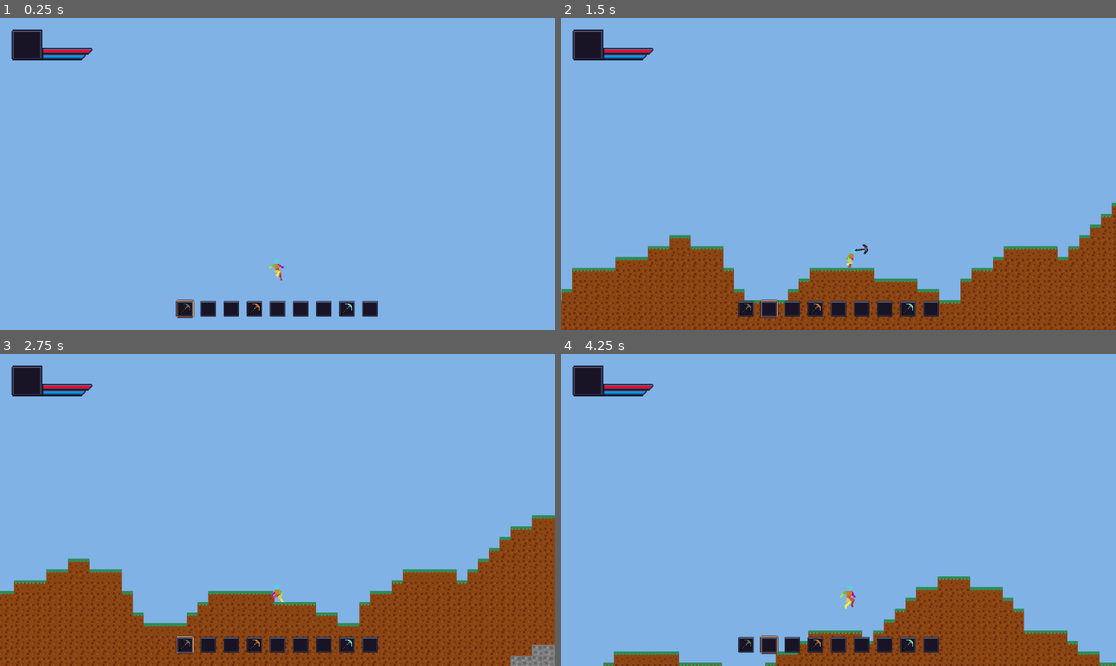
Above: before the commit, frames 1-4 (two rows, left to right).
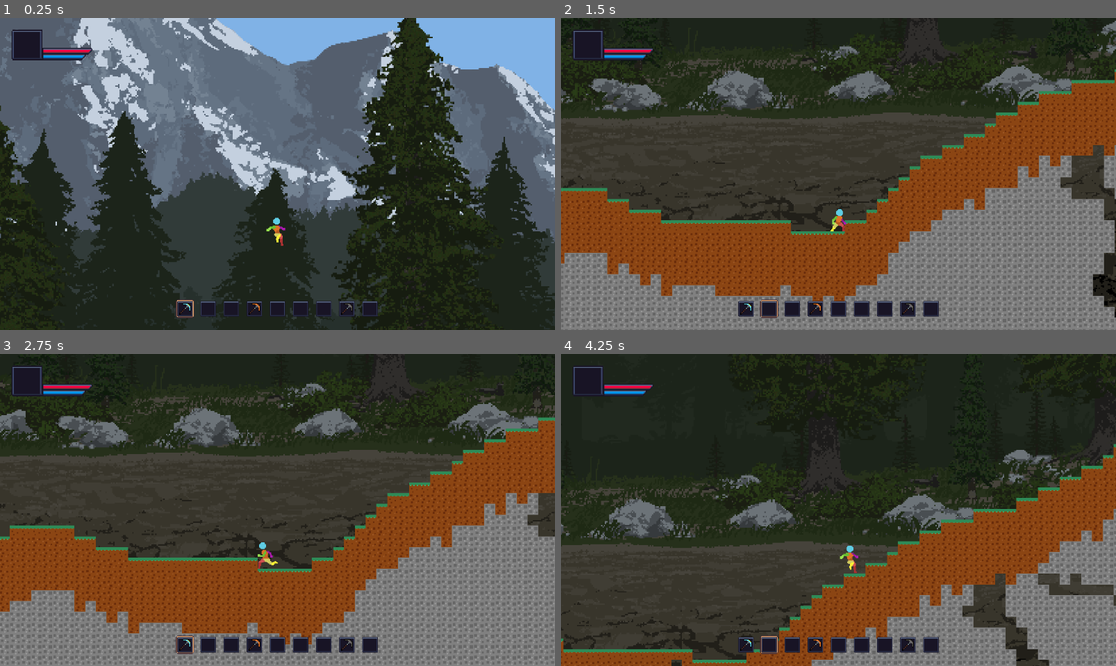
Above: after the commit, the same moments.

Repository: AndresLong01/survival-rpg
Game: Godot game, scene res://Scenes/Levels/Main.tscn
Same seed, same stepped clock (60 frames per second), same inputs: the game is played once before the commit and once after it. The project has no main scene, so this scene is started directly.
Inputs (mouse positions are in pixels of both pictures, inside the frame that each line leads up to):
- Up to frame 1 (0.25 s): no input
- Up to frame 2 (1.5 s): tap Enter at 0.5 s; move the mouse to (960, 158) at 0.52 s; hold D (Right) from 0.53 s (still down); click (960, 158) at 0.6 s; tap Space (Jump) at 0.77 s; move the mouse to (727, 189) at 1.27 s; tap Mouse wheel down (ScrollDown) at 1.35 s
- Up to frame 3 (2.75 s): tap Space (Jump) at 1.52 s; move the mouse to (333, 441) at 2.02 s; release D (Right) at 2.03 s; hold A (Left) from 2.03 s (still down); tap Mouse wheel up (ScrollUp) at 2.1 s
- Up to frame 4 (4.25 s): move the mouse to (810, 572) at 2.77 s; release A (Left) at 2.78 s; hold D (Right) from 2.78 s (still down); click (810, 572) at 2.85 s; tap Space (Jump) at 3.02, 3.77 s; move the mouse to (1005, 556) at 3.52 s; tap Mouse wheel down (ScrollDown) at 3.6 s

The runs differ from the first frame. In frame 1, 91% of the frame differs, in the area x 0-100%, y 0-100%; in frame 2, 95%; in frame 3, 94%; in frame 4, 97%.

Commit message:
SURV-003 Changes to Terrain Generation, Parallax Scroll Map, Added Hotbar and hotbar controls, changed jump to infinite jump

Diff:
--- a/Scenes/Characters/Player/Player.tscn
+++ b/Scenes/Characters/Player/Player.tscn
@@ -25,11 +25,12 @@
 stat_type = 1
 stat_value = 5.0
 
-[sub_resource type="CapsuleShape2D" id="CapsuleShape2D_14hwm"]
-radius = 6.0
+[sub_resource type="RectangleShape2D" id="RectangleShape2D_wtpoj"]
+size = Vector2(18, 36)
 
 [sub_resource type="CapsuleShape2D" id="CapsuleShape2D_dn6sb"]
-radius = 6.0
+radius = 9.0
+height = 36.0
 
 [sub_resource type="Animation" id="Animation_4s2eq"]
 resource_name = "Attack"
@@ -426,19 +427,20 @@
 player = NodePath("../..")
 
 [node name="Sprite2D" type="Sprite2D" parent="."]
+scale = Vector2(1.25, 1.25)
 texture = ExtResource("1_sa7ji")
 hframes = 10
 
 [node name="CollisionShape2D" type="CollisionShape2D" parent="."]
-position = Vector2(0, 1)
-shape = SubResource("CapsuleShape2D_14hwm")
+position = Vector2(0, 2)
+shape = SubResource("RectangleShape2D_wtpoj")
 
 [node name="Hurtbox" type="Area2D" parent="."]
 collision_layer = 0
 collision_mask = 4
 
 [node name="CollisionShape2D" type="CollisionShape2D" parent="Hurtbox"]
-position = Vector2(0, 1)
+position = Vector2(0, 2)
 shape = SubResource("CapsuleShape2D_dn6sb")
 
 [node name="AnimationPlayer" type="AnimationPlayer" parent="."]
--- a/Scenes/Characters/Player/PlayerCamera/PlayerCamera.gd
+++ b/Scenes/Characters/Player/PlayerCamera/PlayerCamera.gd
@@ -8,7 +8,7 @@
 
 func _ready() -> void:
 	make_current()
-	offset.y = -120.0
+	offset.y = -64.0
 	zoom = Vector2(MIN_ZOOM, MIN_ZOOM)
 
 func _physics_process(delta: float) -> void:
--- a/Scenes/Characters/Player/States/Fall.gd
+++ b/Scenes/Characters/Player/States/Fall.gd
@@ -12,6 +12,7 @@
 
 func update(_delta: float) -> void:
 	check_for_primary_action_input()
+	check_for_jump_input()
 	#check_for_dash_input()
 
 func physics_update(delta: float) -> void:
--- a/Scenes/Characters/Player/States/Jump.gd
+++ b/Scenes/Characters/Player/States/Jump.gd
@@ -7,6 +7,7 @@
 
 func update(_delta: float) -> void:
 	check_for_primary_action_input()
+	check_for_jump_input()
 	#check_for_dash_input()
 
 func physics_update(delta: float) -> void:
--- /dev/null
+++ b/Scenes/Environment/Terrains/BaseTerrainParallax.tscn
@@ -0,0 +1,58 @@
+[gd_scene load_steps=7 format=3 uid="uid://cywkcvsjxyc1d"]
+
+[ext_resource type="Texture2D" uid="uid://sesas8xxwrra" path="res://Assets/Environment/Backgrounds/BaseTerrain/bg_TF1.png" id="1_klm1s"]
+[ext_resource type="Texture2D" uid="uid://b4bv4osqcp5um" path="res://Assets/Environment/Backgrounds/BaseTerrain/bg_TF2.png" id="2_7pbwn"]
+[ext_resource type="Texture2D" uid="uid://daoyf4jdvlyip" path="res://Assets/Environment/Backgrounds/BaseTerrain/bg_TF3.png" id="3_wtdj1"]
+[ext_resource type="Texture2D" uid="uid://dkm1wwgwoj5rs" path="res://Assets/Environment/Backgrounds/BaseTerrain/bg_TF4.png" id="4_1i1mq"]
+[ext_resource type="Texture2D" uid="uid://dwg2ikc6q53q5" path="res://Assets/Environment/Backgrounds/BaseTerrain/bg_TF5.png" id="5_kaanj"]
+[ext_resource type="Texture2D" uid="uid://bvckr1aiajqj" path="res://Assets/Environment/Backgrounds/BaseTerrain/bg_TF6.png" id="6_rrjp3"]
+
+[node name="BaseTerrainParallax" type="Node2D"]
+position = Vector2(960, 0)
+
+[node name="Mountains" type="Parallax2D" parent="."]
+scroll_scale = Vector2(0.1, 1)
+repeat_size = Vector2(1920, 0)
+repeat_times = 2
+
+[node name="Sprite2D" type="Sprite2D" parent="Mountains"]
+texture = ExtResource("1_klm1s")
+
+[node name="DistantHills" type="Parallax2D" parent="."]
+scroll_scale = Vector2(0.25, 1)
+repeat_size = Vector2(1920, 0)
+repeat_times = 2
+
+[node name="Sprite2D" type="Sprite2D" parent="DistantHills"]
+texture = ExtResource("2_7pbwn")
+
+[node name="ForestHills" type="Parallax2D" parent="."]
+scroll_scale = Vector2(0.4, 1)
+repeat_size = Vector2(1920, 0)
+repeat_times = 2
+
+[node name="Sprite2D" type="Sprite2D" parent="ForestHills"]
+texture = ExtResource("3_wtdj1")
+
+[node name="Forest" type="Parallax2D" parent="."]
+scroll_scale = Vector2(0.6, 1)
+repeat_size = Vector2(1920, 0)
+repeat_times = 2
+
+[node name="Sprite2D" type="Sprite2D" parent="Forest"]
+texture = ExtResource("4_1i1mq")
+
+[node name="ForestTreeline" type="Parallax2D" parent="."]
+scroll_scale = Vector2(0.8, 1)
+repeat_size = Vector2(1920, 0)
+repeat_times = 2
+
+[node name="Sprite2D" type="Sprite2D" parent="ForestTreeline"]
+texture = ExtResource("5_kaanj")
+
+[node name="ForestTrees" type="Parallax2D" parent="."]
+repeat_size = Vector2(1920, 0)
+repeat_times = 2
+
+[node name="Sprite2D" type="Sprite2D" parent="ForestTrees"]
+texture = ExtResource("6_rrjp3")
--- a/Scenes/Environment/Terrains/Terrain.gd
+++ b/Scenes/Environment/Terrains/Terrain.gd
@@ -27,5 +27,5 @@
 			destruction_tile_map.set_cell(tile_pos, TileIds.DestructionTiles.LIGHT, Vector2i(0,0))
 		elif percent_damage < 60.0:
 			destruction_tile_map.set_cell(tile_pos, TileIds.DestructionTiles.MEDIUM, Vector2i(0,0))
-		elif percent_damage < 90.0:
+		elif percent_damage < 100.0:
 			destruction_tile_map.set_cell(tile_pos, TileIds.DestructionTiles.HEAVY, Vector2i(0,0))
--- a/Scenes/Levels/Debug/TileDemo.tscn
+++ b/Scenes/Levels/Debug/TileDemo.tscn
@@ -1,58 +1,14 @@
-[gd_scene load_steps=10 format=4 uid="uid://d05df7osq5sil"]
+[gd_scene load_steps=6 format=4 uid="uid://d05df7osq5sil"]
 
-[ext_resource type="Texture2D" uid="uid://d27yywn0i6osb" path="res://Assets/Environment/Backgrounds/BaseTerrain/TF_bg5.png" id="1_1jwep"]
+[ext_resource type="PackedScene" uid="uid://cywkcvsjxyc1d" path="res://Scenes/Environment/Terrains/BaseTerrainParallax.tscn" id="1_07pmd"]
 [ext_resource type="PackedScene" uid="uid://uxcxpxba7kqr" path="res://Scenes/Characters/Player/Player.tscn" id="1_iaweb"]
 [ext_resource type="TileSet" uid="uid://bl7l78yhi0wkq" path="res://Assets/Environment/Tilesets/BaseTerrain.tres" id="1_rt5ps"]
 [ext_resource type="PackedScene" uid="uid://bcm6re1mqssom" path="res://Scenes/Characters/Player/PlayerCamera/PlayerCamera.tscn" id="2_npx6v"]
-[ext_resource type="Texture2D" uid="uid://rfsgduko205q" path="res://Assets/Environment/Backgrounds/BaseTerrain/TF_bg4.png" id="2_o34i3"]
-[ext_resource type="Texture2D" uid="uid://b02kek1kxw8vy" path="res://Assets/Environment/Backgrounds/BaseTerrain/TF_bg3.png" id="3_q0jok"]
-[ext_resource type="Texture2D" uid="uid://sshu6hb5wq8n" path="res://Assets/Environment/Backgrounds/BaseTerrain/TF_bg2.png" id="4_jw7u1"]
 [ext_resource type="PackedScene" uid="uid://dn0ne6vomterl" path="res://Scenes/Environment/DayNightCycle.tscn" id="4_mv001"]
-[ext_resource type="Texture2D" uid="uid://rdn2jx3gkwkg" path="res://Assets/Environment/Backgrounds/BaseTerrain/TF_bg1.png" id="5_6bm1t"]
 
 [node name="TileDemo" type="Node2D"]
 
-[node name="BaseTerrainParallax" type="Node2D" parent="."]
-position = Vector2(960, -360)
-
-[node name="Parallax2D" type="Parallax2D" parent="BaseTerrainParallax"]
-scroll_scale = Vector2(0.2, 1)
-repeat_size = Vector2(1920, 0)
-repeat_times = 2
-
-[node name="Sprite2D" type="Sprite2D" parent="BaseTerrainParallax/Parallax2D"]
-texture = ExtResource("1_1jwep")
-
-[node name="Parallax2D2" type="Parallax2D" parent="BaseTerrainParallax"]
-scroll_scale = Vector2(0.4, 1)
-repeat_size = Vector2(1920, 0)
-repeat_times = 2
-
-[node name="Sprite2D" type="Sprite2D" parent="BaseTerrainParallax/Parallax2D2"]
-texture = ExtResource("2_o34i3")
-
-[node name="Parallax2D3" type="Parallax2D" parent="BaseTerrainParallax"]
-scroll_scale = Vector2(0.6, 1)
-repeat_size = Vector2(1920, 0)
-repeat_times = 2
-
-[node name="Sprite2D" type="Sprite2D" parent="BaseTerrainParallax/Parallax2D3"]
-texture = ExtResource("3_q0jok")
-
-[node name="Parallax2D4" type="Parallax2D" parent="BaseTerrainParallax"]
-scroll_scale = Vector2(0.6, 1)
-repeat_size = Vector2(1920, 0)
-repeat_times = 2
-
-[node name="Sprite2D" type="Sprite2D" parent="BaseTerrainParallax/Parallax2D4"]
-texture = ExtResource("4_jw7u1")
-
-[node name="Parallax2D5" type="Parallax2D" parent="BaseTerrainParallax"]
-repeat_size = Vector2(1920, 0)
-repeat_times = 2
-
-[node name="Sprite2D" type="Sprite2D" parent="BaseTerrainParallax/Parallax2D5"]
-texture = ExtResource("5_6bm1t")
+[node name="BaseTerrainParallax" parent="." instance=ExtResource("1_07pmd")]
 
 [node name="Backgrounds" type="TileMapLayer" parent="."]
 
@@ -69,4 +25,4 @@
 
 [node name="DayNightCycle" parent="." instance=ExtResource("4_mv001")]
 visible = true
-DAY_DURATION = 20.0
+DAY_COLOR = Color(0.798112, 0.823435, 0.822379, 1)
--- a/Scenes/Levels/Main.tscn
+++ b/Scenes/Levels/Main.tscn
@@ -1,8 +1,9 @@
-[gd_scene load_steps=9 format=3 uid="uid://ceab5wbvdw2uc"]
+[gd_scene load_steps=10 format=3 uid="uid://ceab5wbvdw2uc"]
 
 [ext_resource type="Script" path="res://Scenes/Levels/main.gd" id="1_cvkaj"]
 [ext_resource type="PackedScene" uid="uid://uxcxpxba7kqr" path="res://Scenes/Characters/Player/Player.tscn" id="2_b14eu"]
 [ext_resource type="PackedScene" uid="uid://ctl83udb1arbg" path="res://Scenes/Environment/Terrains/BaseTerrain.tscn" id="2_bjpib"]
+[ext_resource type="PackedScene" uid="uid://cywkcvsjxyc1d" path="res://Scenes/Environment/Terrains/BaseTerrainParallax.tscn" id="2_cvrmw"]
 [ext_resource type="PackedScene" uid="uid://bcm6re1mqssom" path="res://Scenes/Characters/Player/PlayerCamera/PlayerCamera.tscn" id="4_kmsi0"]
 [ext_resource type="Script" path="res://Resources/ItemResource/ItemResource.gd" id="4_mf8ka"]
 [ext_resource type="Texture2D" uid="uid://dhwcv8ob70s42" path="res://Assets/Items/Mining/PickaxeSprites/CopperPickaxe.png" id="5_cpouy"]
@@ -20,6 +21,9 @@
 [node name="Main" type="Node2D"]
 script = ExtResource("1_cvkaj")
 
+[node name="BaseTerrainParallax" parent="." instance=ExtResource("2_cvrmw")]
+position = Vector2(960, 512)
+
 [node name="BaseTerrain" parent="." instance=ExtResource("2_bjpib")]
 
 [node name="Player" parent="." instance=ExtResource("2_b14eu")]
--- a/Scenes/Levels/main.gd
+++ b/Scenes/Levels/main.gd
@@ -2,31 +2,39 @@
 
 @onready var tile_map : Terrain = $BaseTerrain
 
-const WIDTH : float = 500  # World width in tiles
-const HEIGHT : float = 400  # World height in tiles
-const SURFACE_LEVEL : float = 20  # Where ground starts
-const DIRT_DEPTH : float = 12  # How deep the dirt layer goes
-const CAVE_CHANCE : float = 0.45  # Probability of cave generation
+const WIDTH: float = 1024  # World width in tiles
+const HEIGHT: float = 512  # World height in tiles
+const SURFACE_LEVEL: float = 32  # Where ground starts
+const DEEP_CAVE: float = (HEIGHT - SURFACE_LEVEL) / 4 # 120 in this case
+const CORE: float = HEIGHT - SURFACE_LEVEL
+const DIRT_DEPTH: float = 7  # How deep the dirt layer goes
+const TERRAIN_AMPLITUDE: float = 25.0
+const CAVE_VARIANCE: float = 0.025
 
 const START_X : float = -WIDTH / 2
 const END_X : float = WIDTH / 2
 
 var noise: FastNoiseLite
+var cave_noise: FastNoiseLite
 
 func _ready() -> void:
 	# Initialize noise generator for terrain
 	noise = FastNoiseLite.new()
 	noise.seed = randi()  # Random seed each time
-	noise.frequency = 0.05
+	noise.frequency = 1.0 / 128
+	noise.fractal_octaves = 4
+	noise.noise_type = FastNoiseLite.TYPE_SIMPLEX
 
 	generate_terrain()
 
 func generate_terrain() -> void:
 	# Generate the basic terrain shape
+	# Like a CRT TV
 	for x in range(START_X, END_X):
 		var noise_x: float = x + WIDTH/2
 		# Generate surface height using noise
-		var surface_height: float = SURFACE_LEVEL + int(noise.get_noise_1d(noise_x) * 10)
+		var surface_height: float = SURFACE_LEVEL + int(noise.get_noise_1d(noise_x) * TERRAIN_AMPLITUDE)
+		var dirt_depth_variance: int = randi_range(DIRT_DEPTH - 1, DIRT_DEPTH)
 
 		for y in range(HEIGHT):
 			if y < surface_height:
@@ -35,7 +43,7 @@
 			elif y == surface_height:
 				# Surface level is grass
 				place_tile(Vector2i(x, y), TileIds.Terrain.GRASS)
-			elif y < surface_height + DIRT_DEPTH:
+			elif y < surface_height + dirt_depth_variance:
 				# Dirt layer
 				place_tile(Vector2i(x, y), TileIds.Terrain.DIRT)
 			else:
@@ -46,18 +54,28 @@
 
 func generate_caves() -> void:
 	# Initialize new noise for cave generation
-	var cave_noise: FastNoiseLite = FastNoiseLite.new()
+	cave_noise = FastNoiseLite.new()
 	cave_noise.seed = randi()
-	cave_noise.frequency = 0.1
+	cave_noise.frequency = 1.0 / 128
+	noise.fractal_octaves = 4
+	noise.noise_type = FastNoiseLite.TYPE_SIMPLEX
 
 	for x in range(START_X, END_X):
 		var noise_x: float = x + WIDTH/2
+		var dirt_depth_variance: int = randi_range(DIRT_DEPTH - 1, DIRT_DEPTH)
 
-		for y in range(SURFACE_LEVEL + DIRT_DEPTH, HEIGHT):
+		for y in range(SURFACE_LEVEL + dirt_depth_variance, HEIGHT):
 			# Only generate caves below dirt layer
 			var noise_val: float = cave_noise.get_noise_2d(noise_x, y)
-			if noise_val > CAVE_CHANCE:
-				# Create cave by removing tile
+			if y < DEEP_CAVE:
+				# Between Dirt and deeper cave
+				if abs(noise_val) < CAVE_VARIANCE:
+					tile_map.set_cell(Vector2i(x, y), -1)
+			elif y < CORE:
+				# Deep Cave Region
+				if abs(noise_val) < CAVE_VARIANCE * 4:
+					tile_map.set_cell(Vector2i(x, y), -1)
+			elif y < CORE + 16:
 				tile_map.set_cell(Vector2i(x, y), -1)
 
 func place_tile(pos: Vector2i, tile_type: int) -> void:
--- a/Singletons/GameConstants.gd
+++ b/Singletons/GameConstants.gd
@@ -58,18 +58,18 @@
 	"animation_type": ItemResource.Animations.Swing,
 	"frequency": 4.0,
 	"use_range": 1.0,
-	"strength": 9,
+	"strength": 20,
 })
 
 var test_hotbar_inventory: Array[ItemResource] = [
-	stone_pickaxe,
+	diamond_pickaxe,
 	ItemResource.new().setup_empty(),
 	ItemResource.new().setup_empty(),
 	copper_pickaxe,
 	ItemResource.new().setup_empty(),
 	ItemResource.new().setup_empty(),
 	ItemResource.new().setup_empty(),
-	diamond_pickaxe,
+	stone_pickaxe,
 	ItemResource.new().setup_empty(),
 ]
 #endregion
Binary file removed: Assets/Environment/Backgrounds/BaseTerrain/TF_bg1.png
Binary file removed: Assets/Environment/Backgrounds/BaseTerrain/TF_bg2.png
Binary file removed: Assets/Environment/Backgrounds/BaseTerrain/TF_bg3.png
Binary file removed: Assets/Environment/Backgrounds/BaseTerrain/TF_bg4.png
Binary file removed: Assets/Environment/Backgrounds/BaseTerrain/TF_bg5.png
Binary file added: Assets/Environment/Backgrounds/BaseTerrain/bg_TF1.png
Not shown, changed: Assets/Environment/Backgrounds/BaseTerrain/bg_TF1.png.import
Binary file added: Assets/Environment/Backgrounds/BaseTerrain/bg_TF2.png
Not shown, changed: Assets/Environment/Backgrounds/BaseTerrain/bg_TF2.png.import
Binary file added: Assets/Environment/Backgrounds/BaseTerrain/bg_TF3.png
Not shown, changed: Assets/Environment/Backgrounds/BaseTerrain/bg_TF3.png.import
Binary file added: Assets/Environment/Backgrounds/BaseTerrain/bg_TF4.png
(and 9 more such lines)
